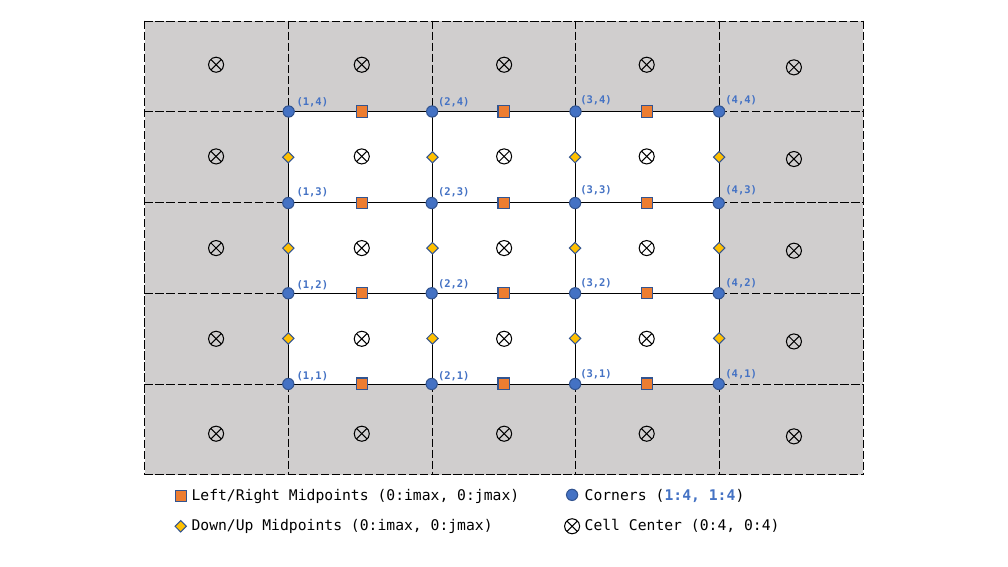
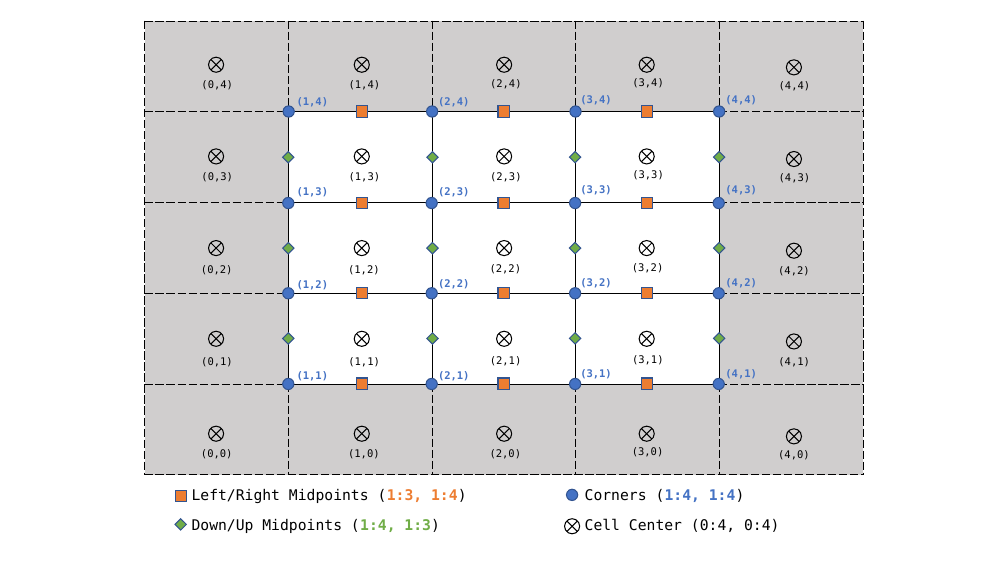
Before and after one commit to smillerc/cato, a slide deck: slide 2 of misc/grid_layout.pptx. Drawn at 1008x567 pixels with LibreOffice and Linux fonts; fonts in the diff are those of the drawing. Boxes give left, top, right and bottom in pixels: in the first picture for what was removed or moved away, otherwise in the second. Text is boxed around its words. In the diff, an @@ line names an element or a change of style, - is before the commit and + after.

```diff
--- a/misc/grid_layout.pptx
+++ b/misc/grid_layout.pptx
@@ text added at (201, 80, 233, 90), 10 pt, text #000000 @@
+(0,4)
@@ text added at (349, 80, 381, 90), 10 pt, text #000000 @@
+(1,4)
@@ text added at (490, 79, 522, 89), 10 pt, text #000000 @@
+(2,4)
@@ text added at (632, 78, 664, 88), 10 pt, text #000000 @@
+(3,4)
@@ text added at (779, 81, 811, 91), 10 pt, text #000000 @@
+(4,4)
@@ text added at (201, 172, 233, 182), 10 pt, text #000000 @@
+(0,3)
@@ text added at (349, 172, 381, 182), 10 pt, text #000000 @@
+(1,3)
@@ text added at (490, 172, 522, 182), 10 pt, text #000000 @@
+(2,3)
@@ text added at (632, 170, 664, 180), 10 pt, text #000000 @@
+(3,3)
@@ text added at (779, 173, 811, 183), 10 pt, text #000000 @@
+(4,3)
@@ text added at (201, 265, 233, 275), 10 pt, text #000000 @@
+(0,2)
@@ text added at (348, 265, 380, 275), 10 pt, text #000000 @@
+(1,2)
@@ text added at (490, 264, 522, 274), 10 pt, text #000000 @@
+(2,2)
@@ text added at (632, 263, 664, 273), 10 pt, text #000000 @@
+(3,2)
@@ text added at (778, 266, 810, 276), 10 pt, text #000000 @@
+(4,2)
@@ text added at (201, 357, 233, 367), 10 pt, text #000000 @@
+(0,1)
@@ text added at (348, 357, 380, 367), 10 pt, text #000000 @@
+(1,1)
@@ text added at (490, 356, 522, 366), 10 pt, text #000000 @@
+(2,1)
@@ text added at (632, 355, 664, 365), 10 pt, text #000000 @@
+(3,1)
@@ text added at (778, 357, 810, 367), 10 pt, text #000000 @@
+(4,1)
@@ text added at (201, 449, 233, 459), 10 pt, text #000000 @@
+(0,0)
@@ text added at (348, 449, 380, 459), 10 pt, text #000000 @@
+(1,0)
@@ text added at (490, 449, 522, 459), 10 pt, text #000000 @@
+(2,0)
@@ text added at (632, 447, 664, 457), 10 pt, text #000000 @@
+(3,0)
@@ text added at (778, 450, 810, 460), 10 pt, text #000000 @@
+(4,0)
@@ table at (184, 483, 856, 544) @@
-row 1, column 1: Left/Right Midpoints (0:imax, 0:jmax)
+row 1, column 1: Left/Right Midpoints (1:3, 1:4)
-row 2, column 1: Down/Up Midpoints (0:imax, 0:jmax)
+row 2, column 1: Down/Up Midpoints (1:4, 1:3)
@@ fill #FFC000 to #70AD47 in 13 elements at (283, 152, 294, 163), (283, 243, 294, 254), (283, 333, 294, 344), (427, 152, 439, 163), (427, 243, 439, 254), (427, 333, 439, 344), (569, 151, 581, 163), (569, 243, 581, 254), (569, 333, 581, 344), (714, 151, 725, 163), (714, 243, 725, 254), (714, 333, 725, 344), (175, 519, 187, 530) @@
```
Also in this commit, not shown: 3 other slides changed, 1 slide added.
